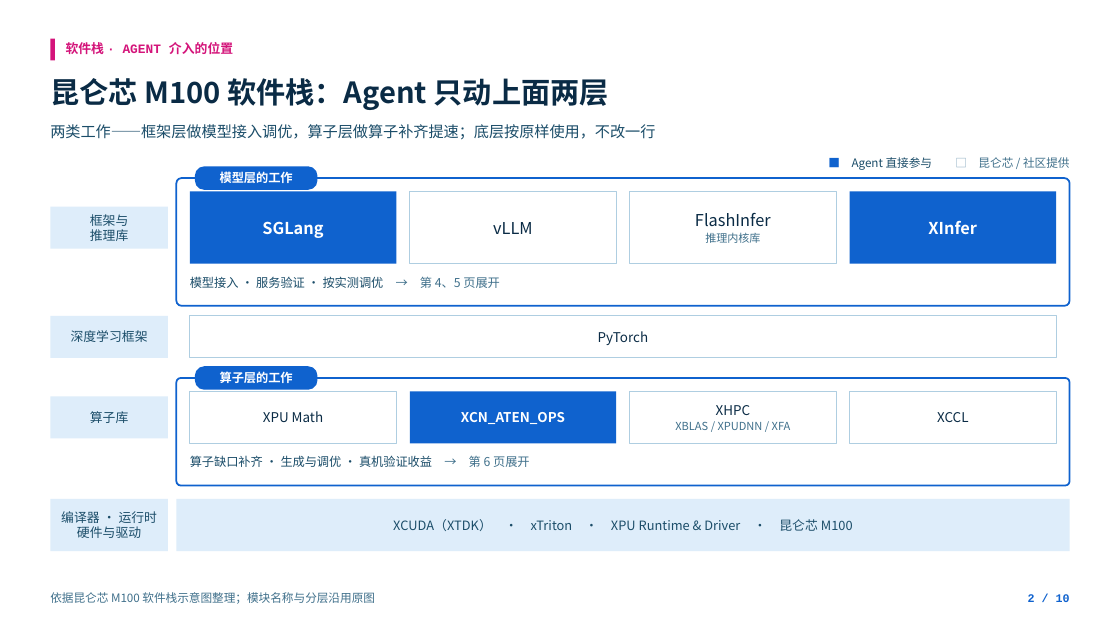
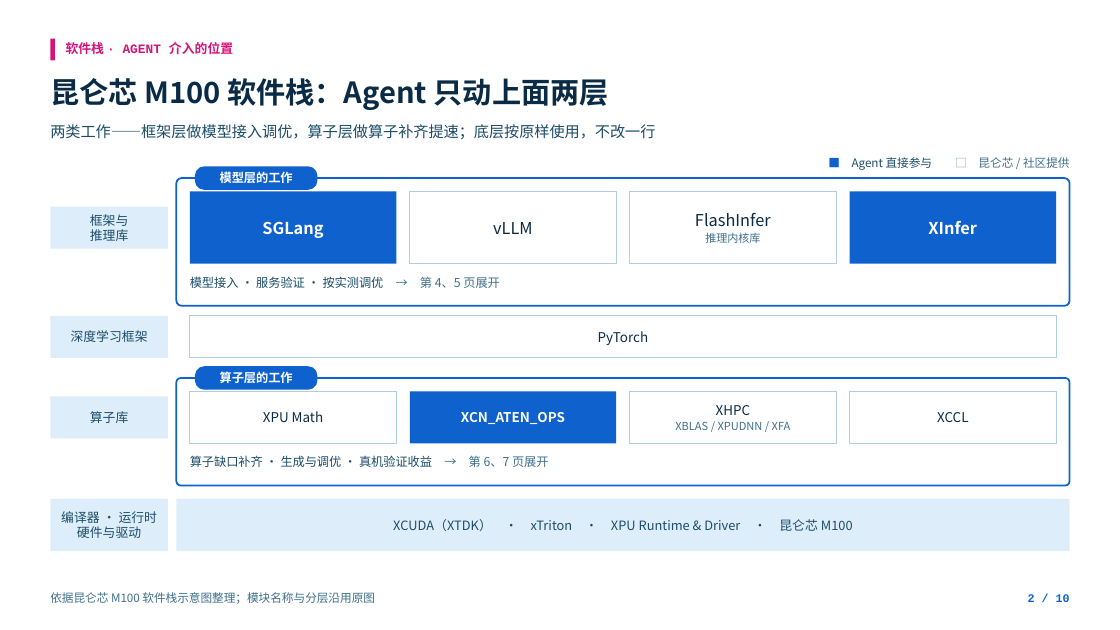
Before and after one commit to learning-sketch/sglang-maestro, a slide deck: slide 3 of slides/m100_agent_deck_1024.pptx. Drawn at 1120x630 pixels with LibreOffice and Linux fonts; fonts in the diff are those of the drawing; background and template pictures are left out. Boxes give left, top, right and bottom in pixels: in the first picture for what was removed or moved away, otherwise in the second. Text is boxed around its words. In the diff, an @@ line names an element or a change of style, - is before the commit and + after.

```diff
--- a/slides/m100_agent_deck_1024.pptx
+++ b/slides/m100_agent_deck_1024.pptx
@@ text at bbox=[190, 455, 549, 467]: text changed @@
-算子缺口补齐 · 生成与调优 · 真机验证收益 → 第 6 页展开
+算子缺口补齐 · 生成与调优 · 真机验证收益 → 第 6、7 页展开
```
Also in this commit, not shown: 5 other files.
